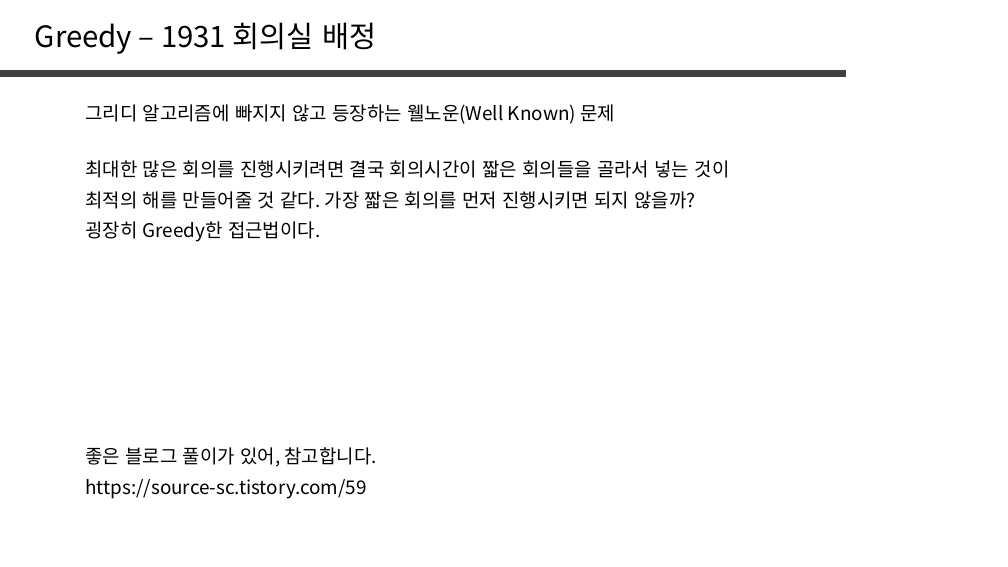
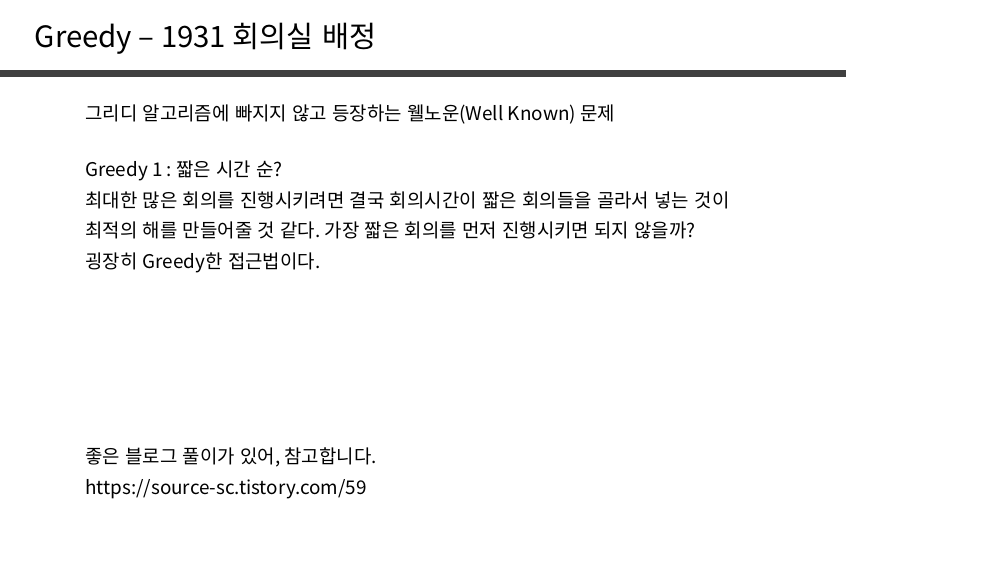
Before and after one commit to jaehoo1/PS-study, a slide deck: slide 13 of study/6_Greedy.pptx. Drawn at 1008x567 pixels with LibreOffice and Linux fonts; fonts in the diff are those of the drawing. Boxes give left, top, right and bottom in pixels: in the first picture for what was removed or moved away, otherwise in the second. Text is boxed around its words. In the diff, an @@ line names an element or a change of style, - is before the commit and + after.

```diff
--- a/study/6_Greedy.pptx
+++ b/study/6_Greedy.pptx
@@ text added at <box>85,160,283,181</box>, 18 pt, text #000000 @@
+Greedy 1 : 짧은 시간 순?
@@ 3 texts: place and size @@
-3 texts at <box>85,160,730,242</box>
+3 texts at <box>85,191,730,273</box>
```
Also in this commit, not shown: 8 slides added, 1 slide removed.
